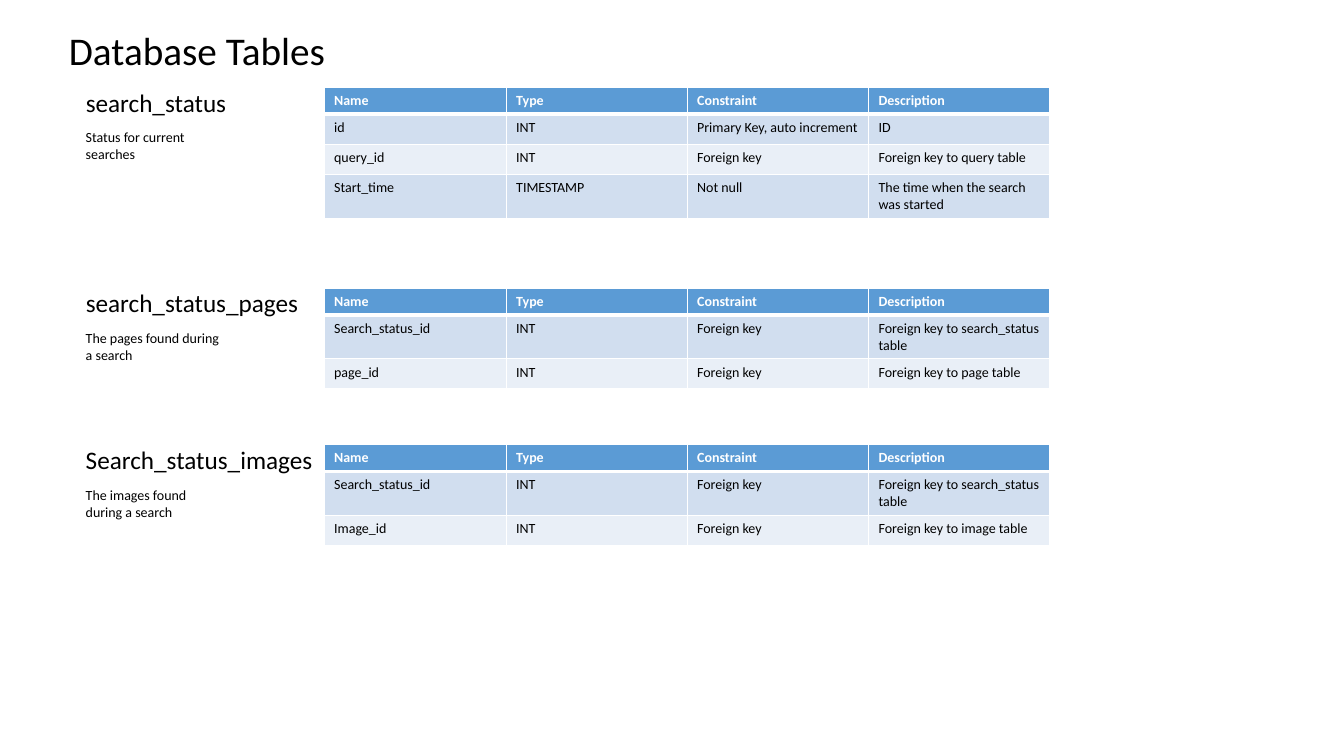
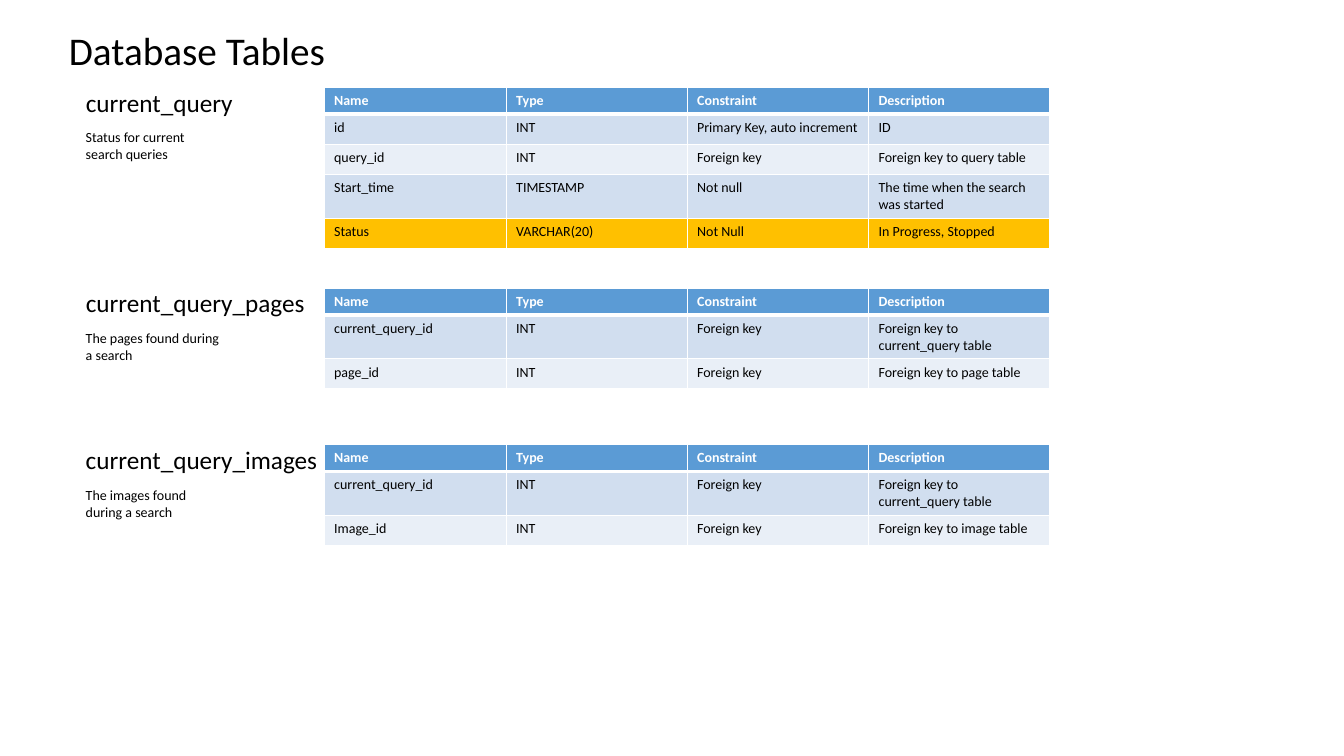
Before and after one commit to datim/squid, a slide deck: slide 15 of docs/design.pptx. Drawn at 1344x756 pixels with LibreOffice and Linux fonts; fonts in the diff are those of the drawing. Boxes give left, top, right and bottom in pixels: in the first picture for what was removed or moved away, otherwise in the second. Text is boxed around its words. In the diff, an @@ line names an element or a change of style, - is before the commit and + after.

```diff
--- a/docs/design.pptx
+++ b/docs/design.pptx
@@ table at (325, 87, 1052, 261) @@
+row 5: Status | VARCHAR(20) | Not Null | In Progress, Stopped
@@ text at (86, 96, 233, 116): text changed @@
-search_status
+current_query
@@ text at (86, 132, 185, 162): text changed @@
-Status for current searches
+Status for current search queries
@@ text at (86, 296, 305, 317): text changed @@
-search_status_pages
+current_query_pages
@@ table at (325, 288, 1052, 389) @@
-row 2, column 1: Search_status_id
+row 2, column 1: current_query_id
-row 2, column 4: Foreign key to search_status table
+row 2, column 4: Foreign key to current_query table
@@ table at (325, 445, 1052, 545) @@
-row 2, column 1: Search_status_id
+row 2, column 1: current_query_id
-row 2, column 4: Foreign key to search_status table
+row 2, column 4: Foreign key to current_query table
@@ text at (86, 451, 317, 474): text changed @@
-Search_status_images
+current_query_images
```
Also in this commit, not shown: 3 other slides changed.
